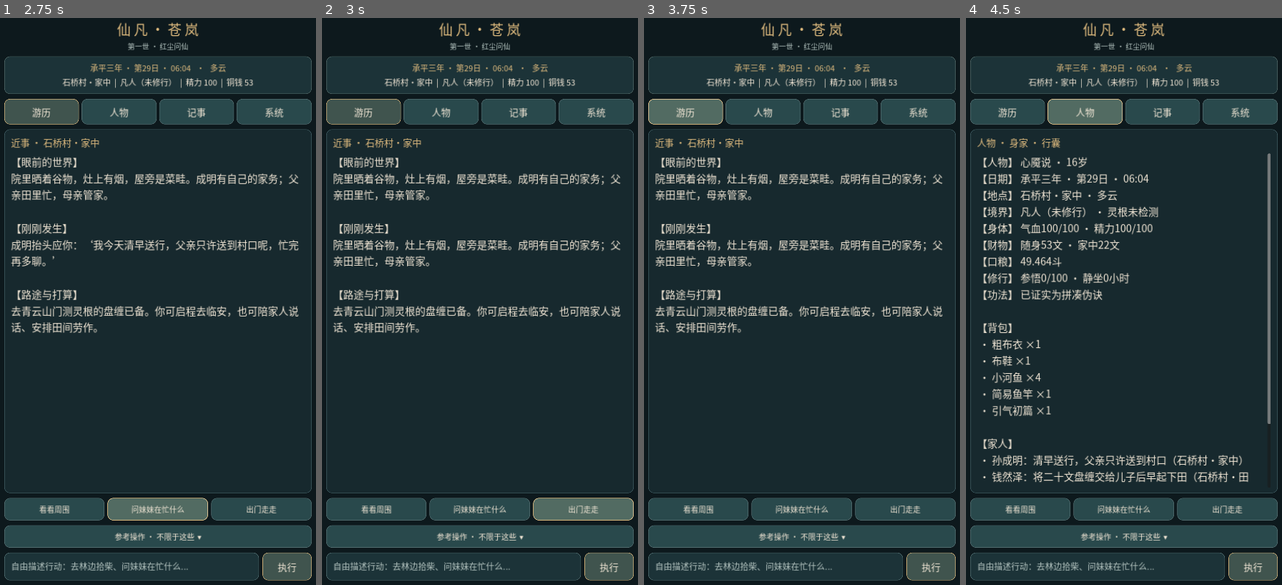
Above: before the commit, frames 1-4 (left to right).
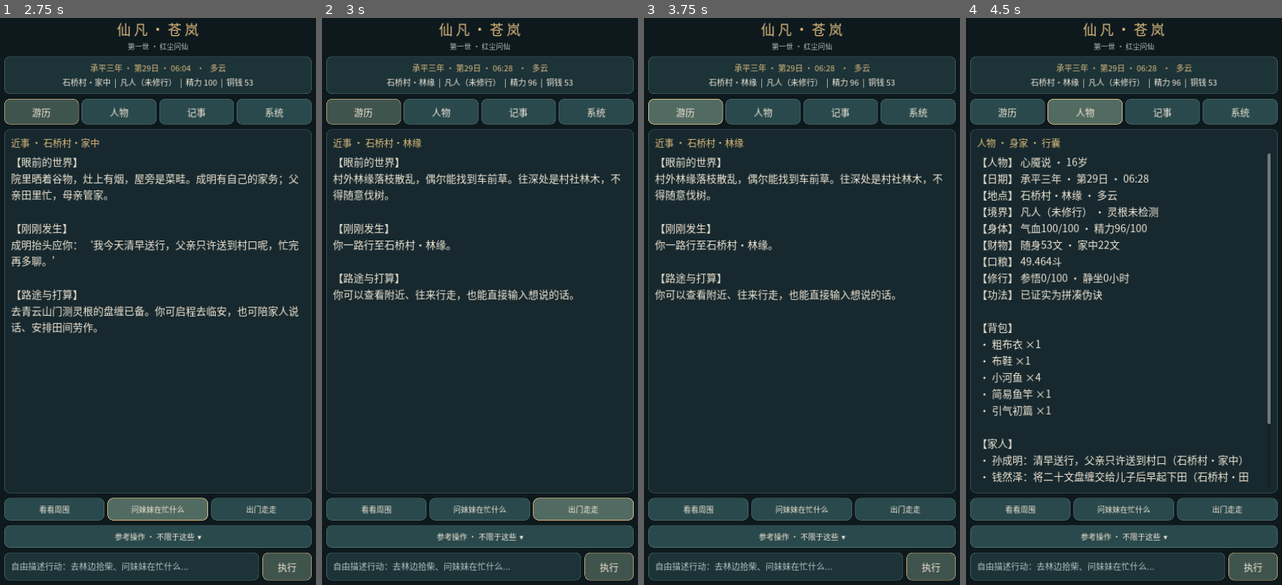
Above: after the commit, the same moments.

Repository: 160701541-cell/xinyanshuo
Game: Godot game, scene res://main.tscn
Two runs of this game, one before a commit and one after it. Both use one fixed random seed, a clock stepped at 60 frames per second and the inputs below.
Inputs (mouse positions are in pixels of both pictures, inside the frame that each line leads up to):
- Up to frame 1 (2.75 s): click (132, 567) at 0.52 s; type "12" at 0.6 s; click "看看周围" at 1.25 s; click "问妹妹在忙什么" at 2 s
- Up to frame 2 (3 s): click "出门走走" at 2.75 s
- Up to frame 3 (3.75 s): click "游历" at 3.5 s
- Up to frame 4 (4.5 s): click "人物" at 4.25 s

Frame 1 is identical in both runs. In frame 2, 5.5% of the frame differs, in the area x 3-95%, y 8-56%; in frame 3, 5.5%; in frame 4, 0.8%.

Commit message:
fix(xianfan-android): ensure explore button triggers travel

Diff:
--- a/projects/xianfan-living-world/android-text/scripts/main.gd
+++ b/projects/xianfan-living-world/android-text/scripts/main.gd
@@ -141,7 +141,7 @@
     quick_row.add_theme_constant_override("separation", 7)
     root.add_child(quick_row)
     for quick in ["看看周围", "问妹妹在忙什么", "出门走走"]:
-        var q := _btn(quick, func(): _execute("去林缘看看" if quick == "出门走走" else quick))
+        var q := _btn(quick, func(): _execute("去林缘" if quick == "出门走走" else quick))
         q.size_flags_horizontal = Control.SIZE_EXPAND_FILL
         q.custom_minimum_size = Vector2(0, 48)
         q.add_theme_font_size_override("font_size", 17)
